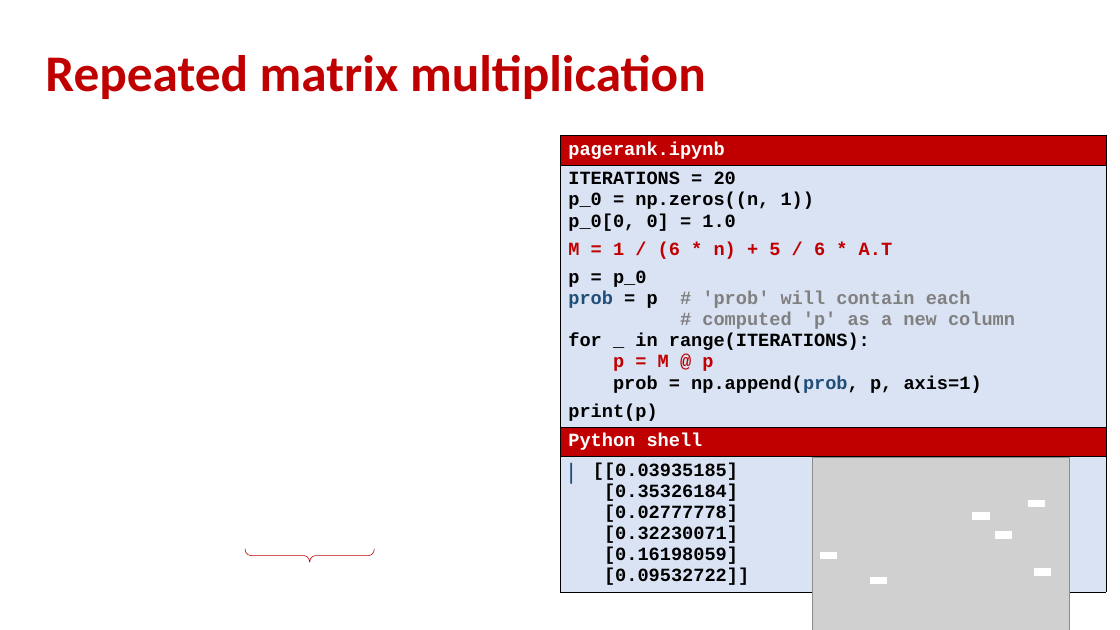
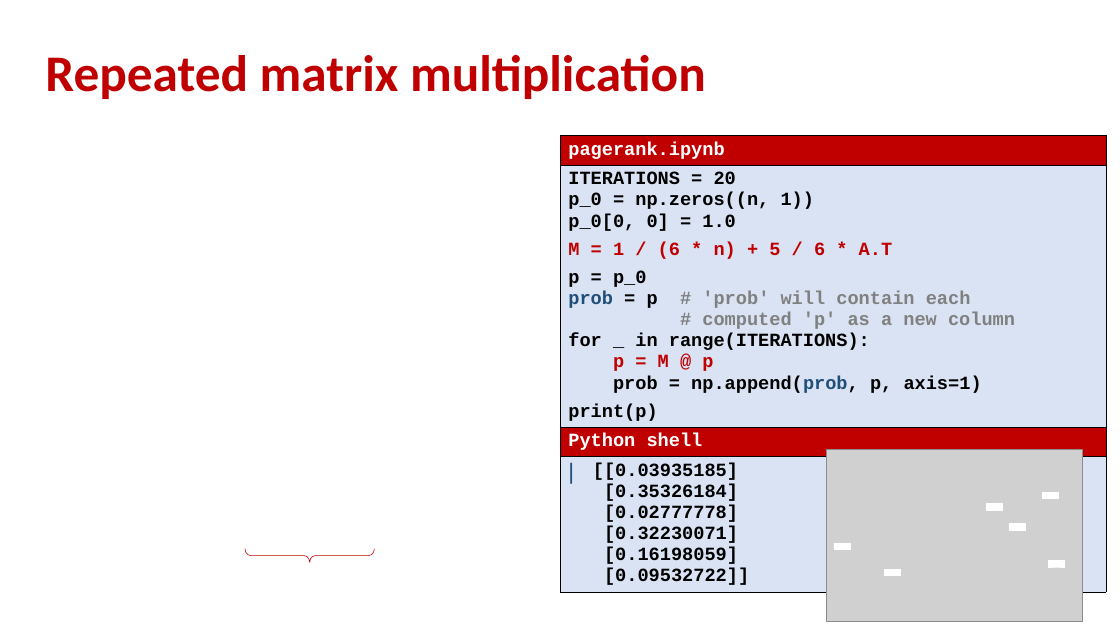
Before and after one commit to gsbrodal/gsbrodal.github.io, a slide deck: slide 11 of ipsa/slides/linear_programming.pptx. Drawn at 1120x630 pixels with LibreOffice and Linux fonts; fonts in the diff are those of the drawing; grey boxes stand for pictures. Boxes give left, top, right and bottom in pixels: in the first picture for what was removed or moved away, otherwise in the second. Text is boxed around its words. In the diff, an @@ line names an element or a change of style, - is before the commit and + after.

```diff
--- a/ipsa/slides/linear_programming.pptx
+++ b/ipsa/slides/linear_programming.pptx
@@ 6 rectangles, 1 picture moved together from (x1=813, y1=458, x2=1070, y2=630) to (x1=827, y1=450, x2=1083, y2=622) @@
@@ outline #FFFFFF 1 pt to #FFFFFF 0.5 pt in 6 elements at (x1=1009, y1=524, x2=1025, y2=530), (x1=1049, y1=561, x2=1065, y2=567), (x1=885, y1=570, x2=901, y2=576), (x1=1043, y1=492, x2=1059, y2=498), (x1=987, y1=504, x2=1003, y2=510), (x1=834, y1=544, x2=850, y2=549) @@
```
Also in this commit, not shown: 7 other slides changed, 7 other files.
